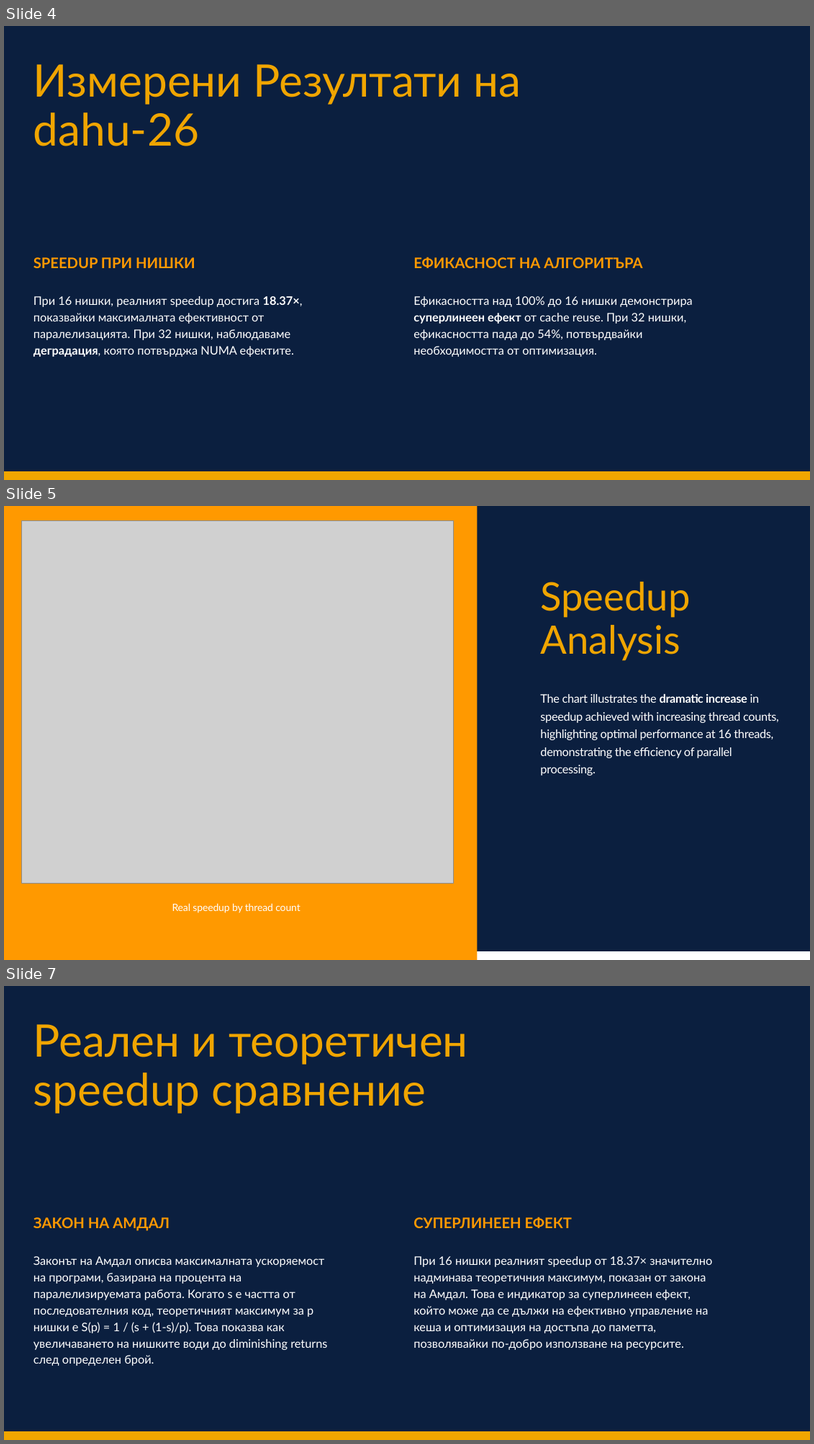
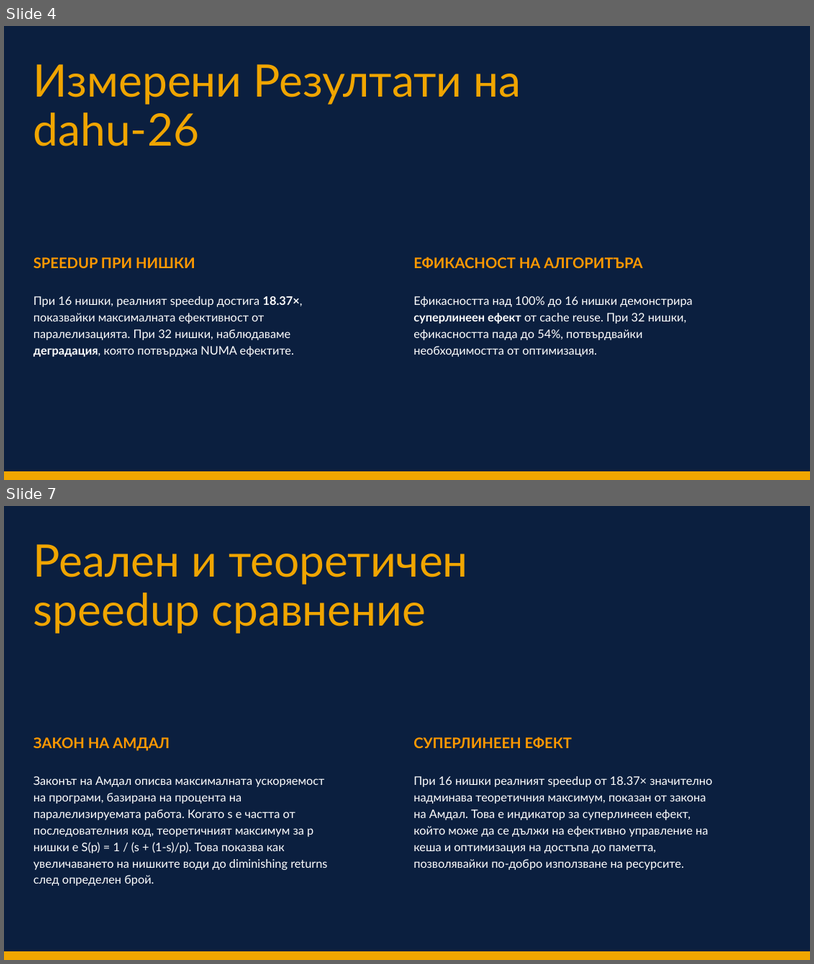
Before and after one commit to Martinessk0/POE-TU-PROJECT, a slide deck: Presentation - Паралелни Изчисления.pptx. Shown one above the other, each under a label of ours: slides 4, 5 and 7 before the commit, slides 4 and 7 after it; the slides between them are not shown. The pictures are 814x1444 and 814x964 pixels, drawn with LibreOffice and Linux fonts; fonts in the diff are those of the drawing; grey boxes stand for pictures. Boxes give left, top, right and bottom in pixels: in the first picture for what was removed or moved away, otherwise in the second. Text is boxed around its words. In the diff, an @@ line names an element or a change of style, - is before the commit and + after.

```diff
--- a/Presentation - Паралелни Изчисления.pptx
+++ b/Presentation - Паралелни Изчисления.pptx
@@ slide 5 removed at bbox=[4, 506, 810, 960], background #0B1F3F @@
@@ rectangle removed at bbox=[4, 506, 477, 960] @@
@@ picture removed at bbox=[22, 521, 453, 883] @@
@@ text removed at bbox=[540, 582, 690, 661] @@
-Speedup Analysis
@@ text removed at bbox=[540, 694, 779, 775] @@
-The chart illustrates the dramatic increase in speedup achieved with increasing thread counts, highlighting optimal performance at 16 threads, demonstrating the efficiency of parallel processing.
@@ text removed at bbox=[172, 903, 301, 913] @@
-Real speedup by thread count
@@ freeform shape removed at bbox=[4, 951, 810, 960] @@
```
Also in this commit, not shown: 1 slide changed, 2 slides added, 1 other slide removed.
